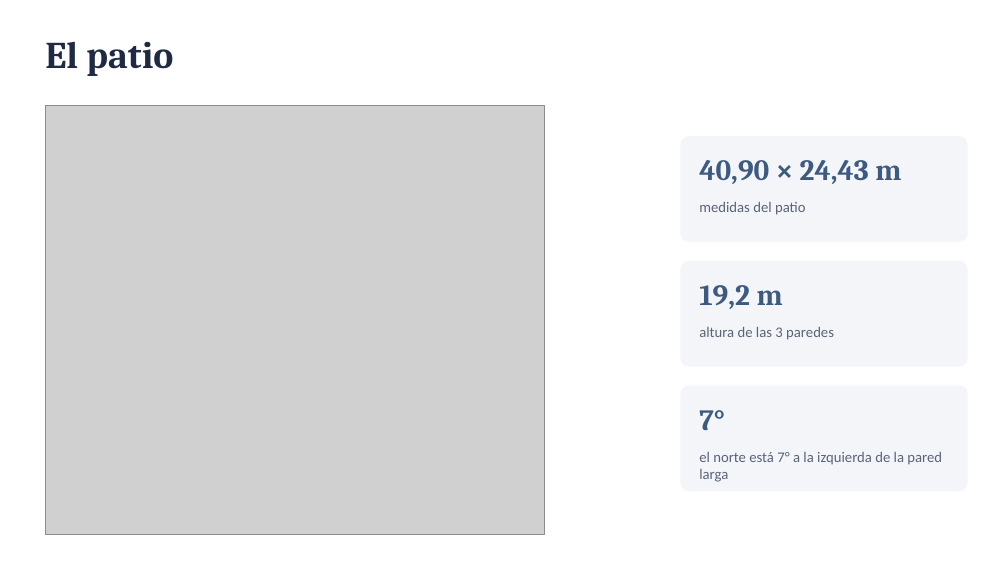
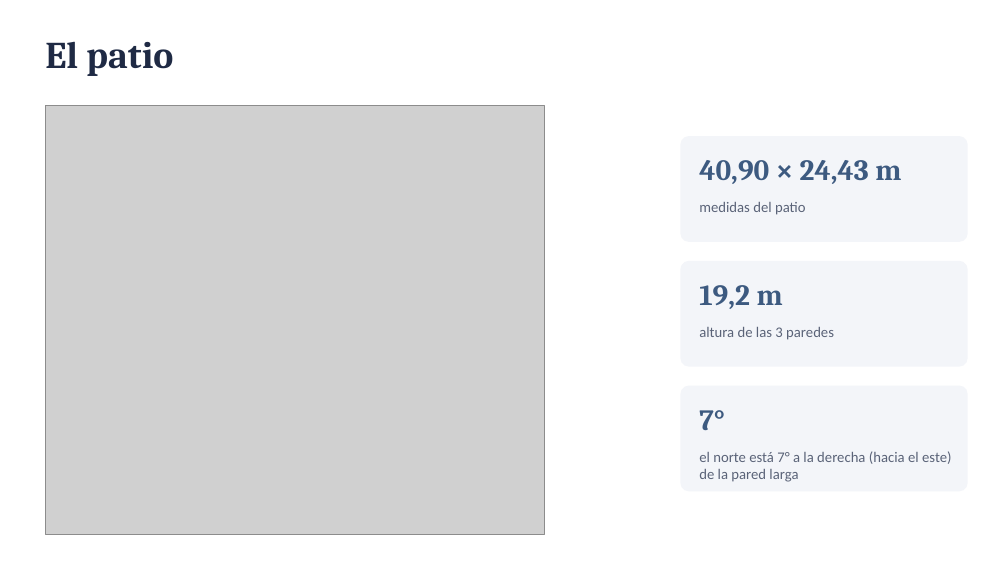
Before and after one commit to juangarbusii-netizen/producto-final-stem-sombras, a slide deck: slide 2 of Sombra_patio_17_octubre.pptx. Drawn at 1008x567 pixels with LibreOffice and Linux fonts; fonts in the diff are those of the drawing; grey boxes stand for pictures. Boxes give left, top, right and bottom in pixels: in the first picture for what was removed or moved away, otherwise in the second. Text is boxed around its words. In the diff, an @@ line names an element or a change of style, - is before the commit and + after.

Commit message:
Corregir orientacion: el norte real esta 7 grados al este
Todo el proyecto asumia el norte 7 grados al oeste. Se recalcularon zonas de sombra, corrimientos y techo con calculos/sombra_orientacion.py y se actualizaron la presentacion, los dos docx, el sol, la flecha N y el contorno de la zona en los .blend, y los renders de ideas iniciales.

```diff
--- a/Sombra_patio_17_octubre.pptx
+++ b/Sombra_patio_17_octubre.pptx
@@ text at [699,451,951,482]: text changed @@
-el norte está 7° a la izquierda de la pared larga
+el norte está 7° a la derecha (hacia el este) de la pared larga
```
Also in this commit, not shown: 3 other slides changed, 32 other files.
